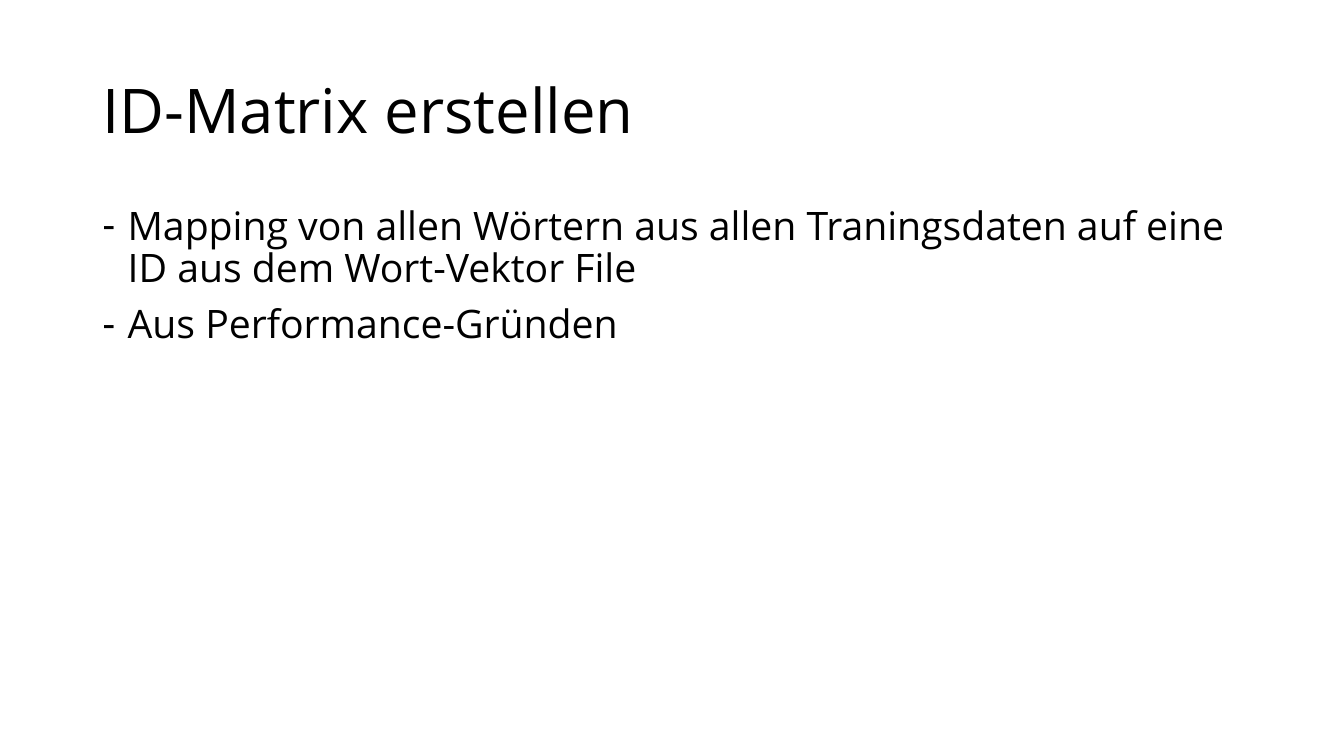
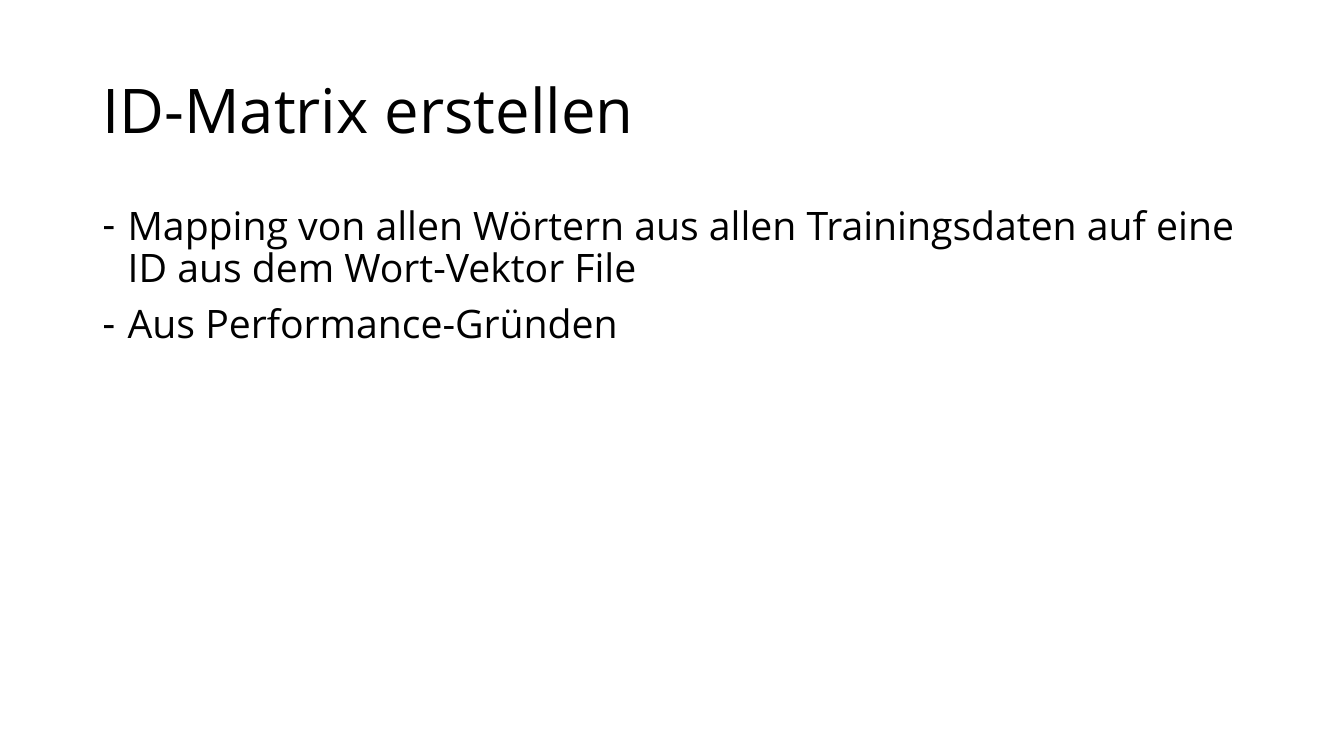
Before and after one commit to fabianbaechli/sentiment_classification_with_tf, a slide deck: slide 6 of sentiment_classification_with_tf/documentation/Presentation1.pptx. Drawn at 1344x756 pixels with LibreOffice and Linux fonts; fonts in the diff are those of the drawing. Boxes give left, top, right and bottom in pixels: in the first picture for what was removed or moved away, otherwise in the second. Text is boxed around its words. In the diff, an @@ line names an element or a change of style, - is before the commit and + after.

```diff
--- a/sentiment_classification_with_tf/documentation/Presentation1.pptx
+++ b/sentiment_classification_with_tf/documentation/Presentation1.pptx
@@ text at box(128, 210, 1234, 283): text changed @@
-– Mapping von allen Wörtern aus allen Traningsdaten auf eine ID aus dem Wort-Vektor File
+– Mapping von allen Wörtern aus allen Trainingsdaten auf eine ID aus dem Wort-Vektor File
```
Also in this commit, not shown: 2 other slides changed, 1 other file.
